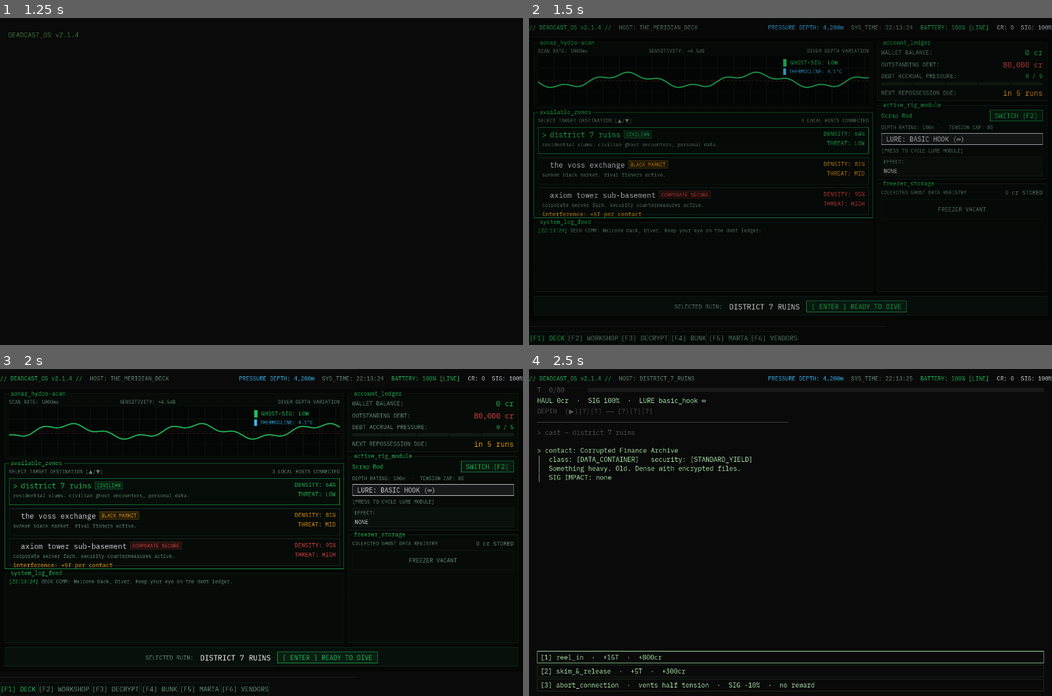
Above: before the commit, frames 1-4 (two rows, left to right).
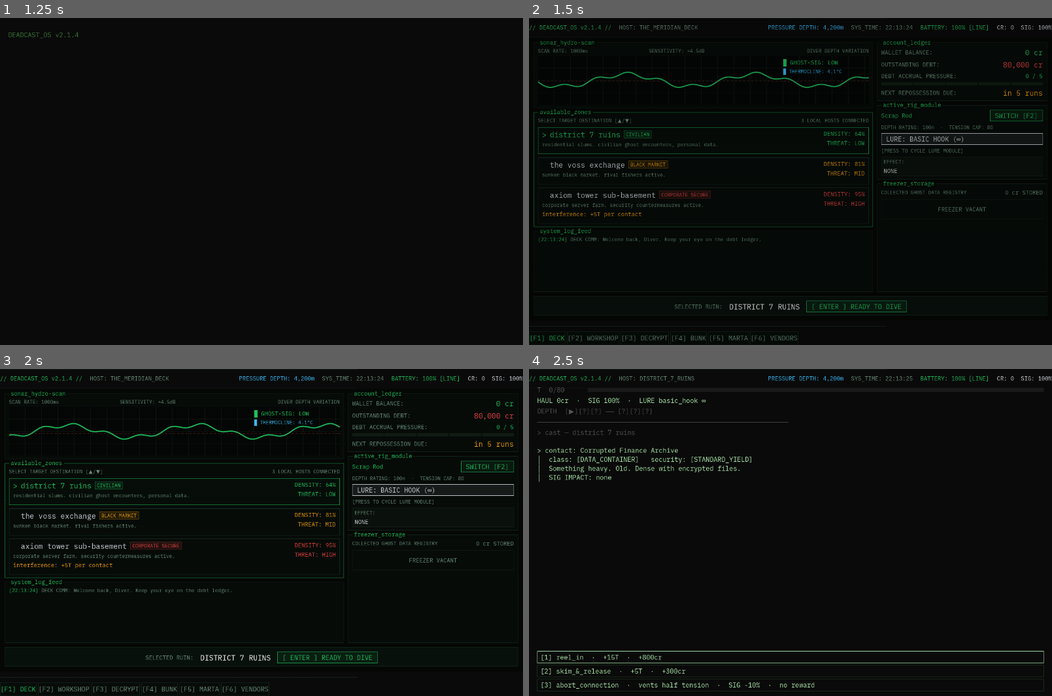
Above: after the commit, the same moments.

Repository: Teeohbee/deadcast
Game: Godot game, scene res://scenes/title_screen/TitleScreen.tscn
The game is run twice, just before and just after one commit, with the same random seed, the same clock (stepped at 60 frames per second) and the same inputs.
Inputs (mouse positions are in pixels of both pictures, inside the frame that each line leads up to):
- Up to frame 1 (1.25 s): click "new game" at 0.5 s
- Up to frame 2 (1.5 s): tap Enter at 1.25 s; move the mouse to (905, 165) at 1.27 s; hold E (tab_next) from 1.28 s (still down); click (905, 165) at 1.42 s
- Up to frame 3 (2 s): keep holding E (tab_next)
- Up to frame 4 (2.5 s): release E (tab_next) at 2 s; click "[ ENTER ] READY TO DIVE" at 2 s

Frame 1 is identical in both runs. In frame 2, 0.7% of the frame differs, in the area x 0-66%, y 61-69%; in frame 3, 0.9%, in the area x 0-66%, y 60-69%; in frame 4, nothing differs.
Error in both runs: Assertion failed: UIController.initialize() must be called before navigate_to() (res://autoload/UIController.gd:30)

Commit message:
fix: size interference zone cards to fit their fourth text row

Diff:
--- a/scenes/barge_hub/panels/zone_panel.gd
+++ b/scenes/barge_hub/panels/zone_panel.gd
@@ -46,7 +46,9 @@
 func _build_card(zone_id: String, zone: ZoneData) -> Button:
 	var btn := Button.new()
 	btn.focus_mode = Control.FOCUS_ALL
-	btn.custom_minimum_size = Vector2(0, 66)
+	# Zones with an interference line need a fourth text row; size to fit it so
+	# the content does not overflow the card border.
+	btn.custom_minimum_size = Vector2(0, 88 if zone.zone_interference > 0 else 66)
 	btn.pressed.connect(_on_card_pressed.bind(zone_id))
 	DeckStyle.apply_card(btn, false)
 
